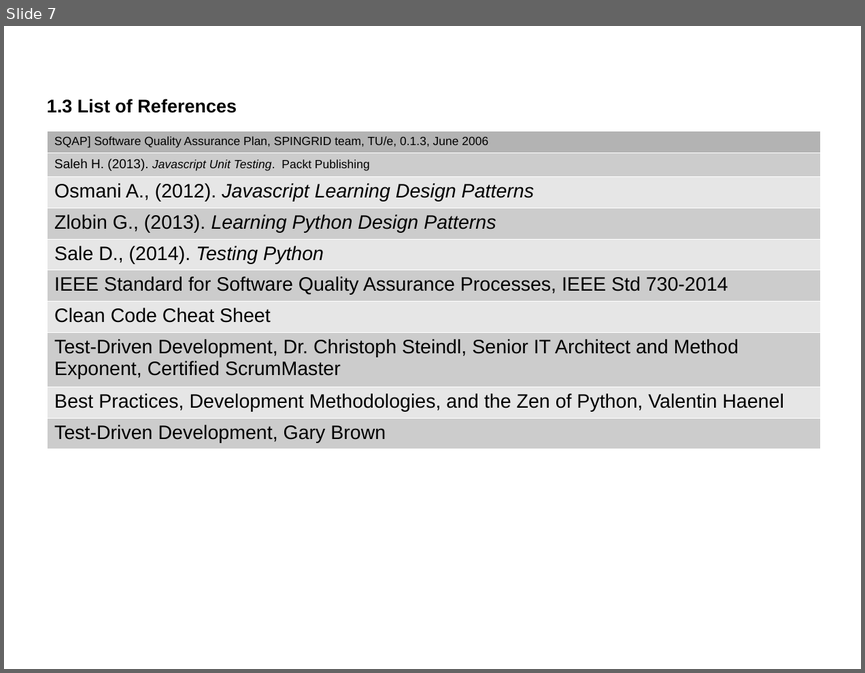
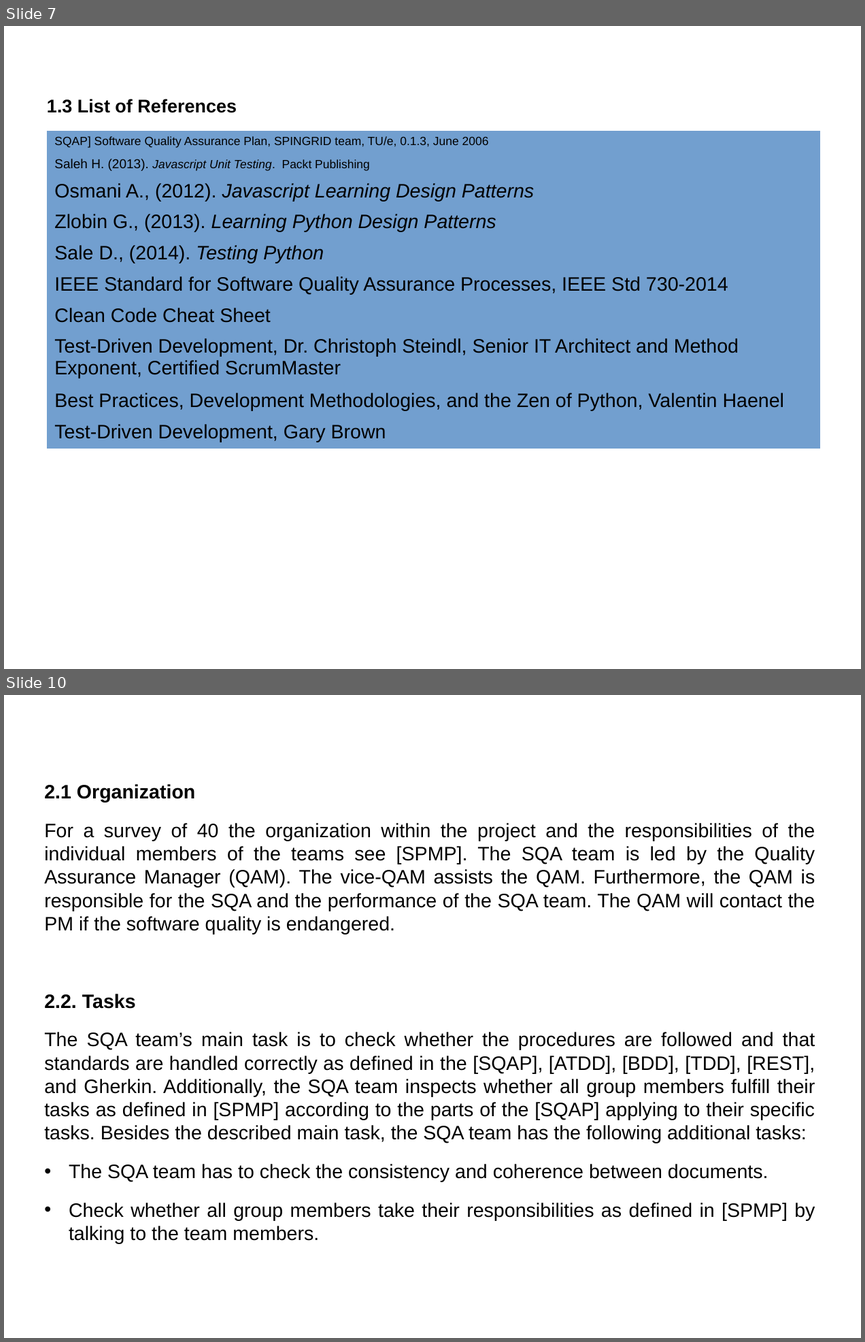
Before and after one commit to catherinemaglasang/e-store-by-scorpio, a slide deck: Presentation/SQAP.odp. Shown one above the other, each under a label of ours: slide 7 before the commit, slides 7 and 10 after it; the slides between them are not shown. The pictures are 865x673 and 865x1342 pixels, drawn with LibreOffice and Linux fonts; fonts in the diff are those of the drawing. Boxes give left, top, right and bottom in pixels: in the first picture for what was removed or moved away, otherwise in the second. Text is boxed around its words. In the diff, an @@ line names an element or a change of style, - is before the commit and + after.

Commit message:
chapter 2 for SQAP

```diff
--- a/Presentation/SQAP.odp
+++ b/Presentation/SQAP.odp
@@ slide 10 added at [4,695,861,1338], background #FFFFFF @@
@@ text added at [44,784,815,1244], 18 pt, text #000000 @@
+2.1 Organization
+For a survey of 40 the organization within the project and the responsibilities of the individual members of the teams see [SPMP]. The SQA team is led by the Quality Assurance Manager (QAM). The vice-QAM assists the QAM. Furthermore, the QAM is responsible for the SQA and the performance of the SQA team. The QAM will contact the PM if the software quality is endangered.
+2.2. Tasks
+The SQA team’s main task is to check whether the procedures are followed and that standards are handled correctly as defined in the [SQAP], [ATDD], [BDD], [TDD], [REST], and Gherkin. Additionally, the SQA team inspects whether all group members fulfill their tasks as defined in [SPMP] according to the parts of the [SQAP] applying to their specific tasks. Besides the described main task, the SQA team has the following additional tasks:
+• The SQA team has to check the consistency and coherence between documents.
+• Check whether all group members take their responsibilities as defined in [SPMP] by talking to the team members.
@@ slide 7 changed as well @@
@@ table at [47,130,821,448] @@
@@ fill #B3B3B3 to #729FCF in row 1, column 1 @@
@@ fill #CCCCCC to #729FCF in 5 cells @@
@@ fill #E6E6E6 to #729FCF in 4 cells @@
@@ borders changed @@
```
Also in this commit, not shown: 6 other slides changed, 3 other slides added, 1 other file.
